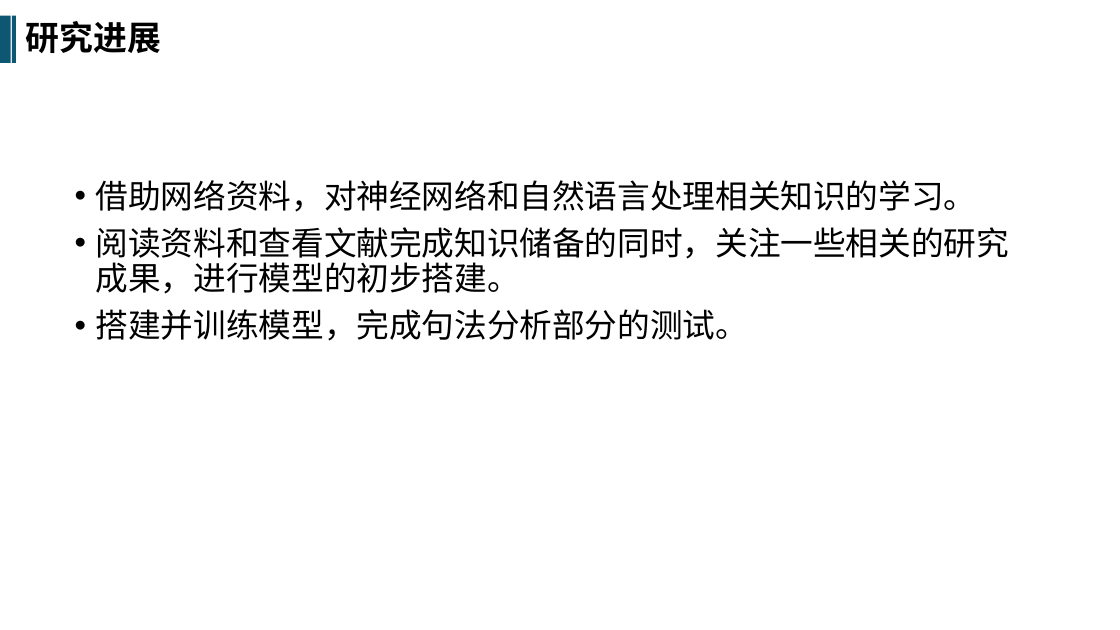
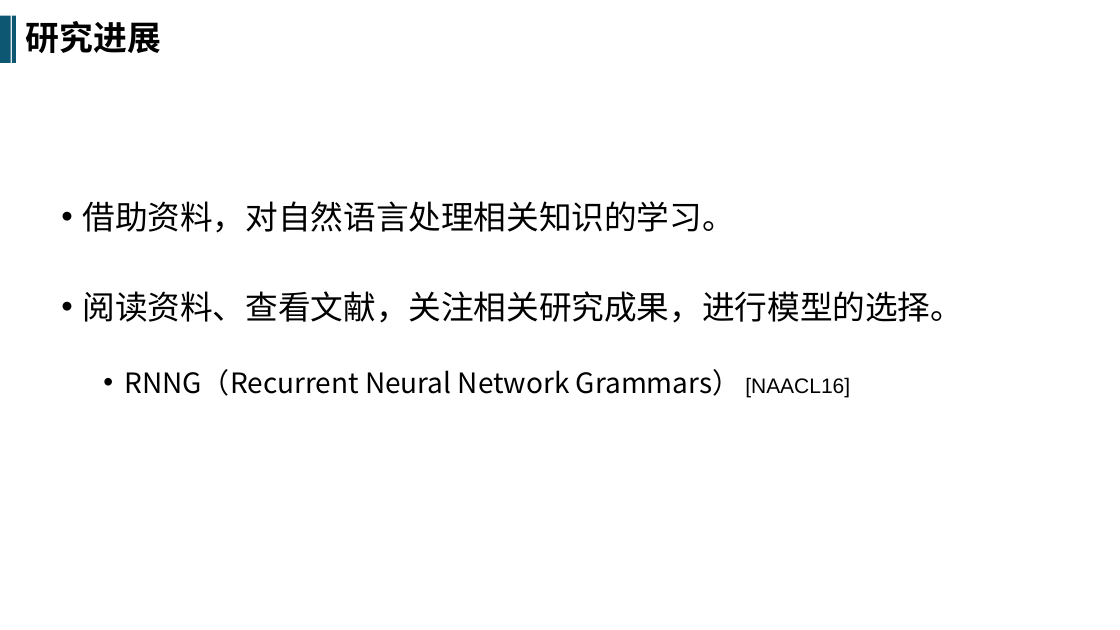
Before and after one commit to SRTPnsxjhw/SRTP, a slide deck: slide 2 of Notes_JHW/中期.pptx. Drawn at 1120x630 pixels with LibreOffice and Linux fonts; fonts in the diff are those of the drawing. Boxes give left, top, right and bottom in pixels: in the first picture for what was removed or moved away, otherwise in the second. Text is boxed around its words. In the diff, an @@ line names an element or a change of style, - is before the commit and + after.

```diff
--- a/Notes_JHW/中期.pptx
+++ b/Notes_JHW/中期.pptx
@@ text at [82,201,963,397]: text changed @@
-• 借助网络资料，对神经网络和自然语言处理相关知识的学习。
-• 阅读资料和查看文献完成知识储备的同时，关注一些相关的研究成果，进行模型的初步搭建。
-• 搭建并训练模型，完成句法分析部分的测试。
+• 借助资料，对自然语言处理相关知识的学习。
+• 阅读资料、查看文献，关注相关研究成果，进行模型的选择。
+  • RNNG（Recurrent Neural Network Grammars） [NAACL16]
```
Also in this commit, not shown: 2 other slides changed, 1 slide removed, 4 other files.
